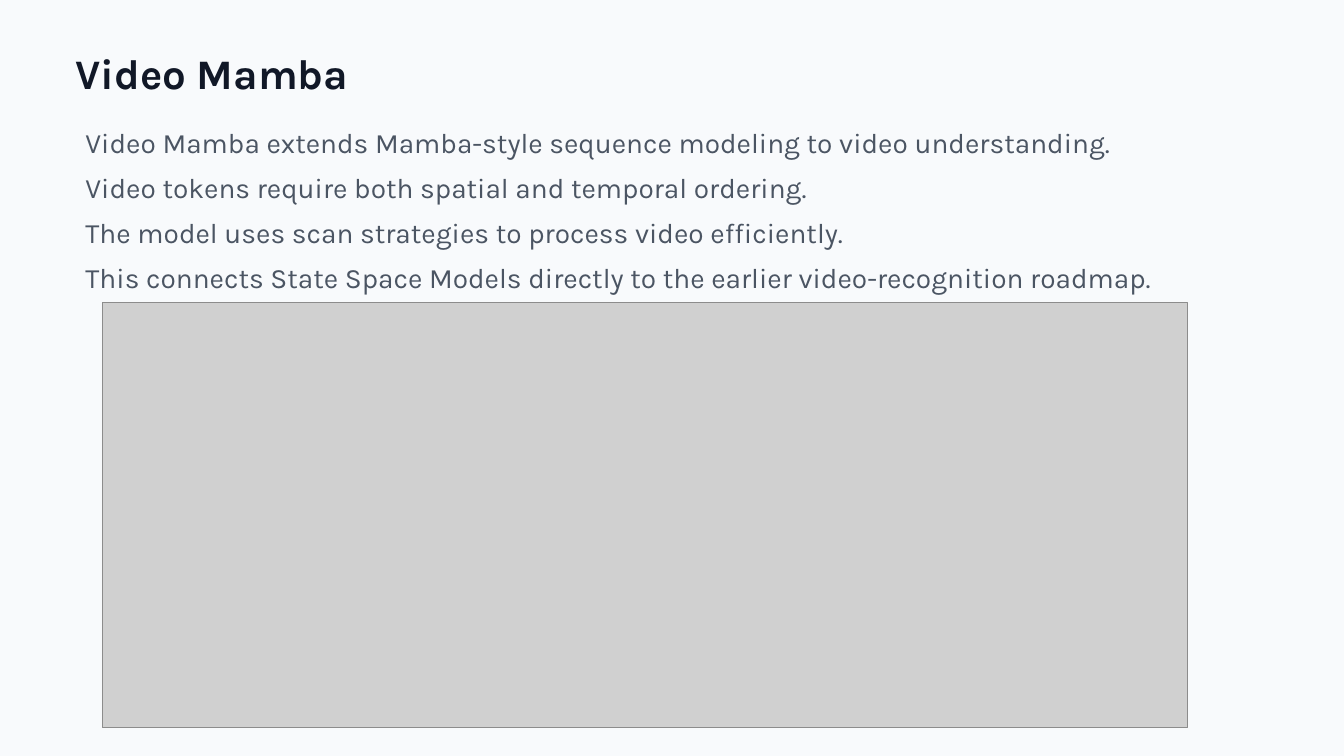
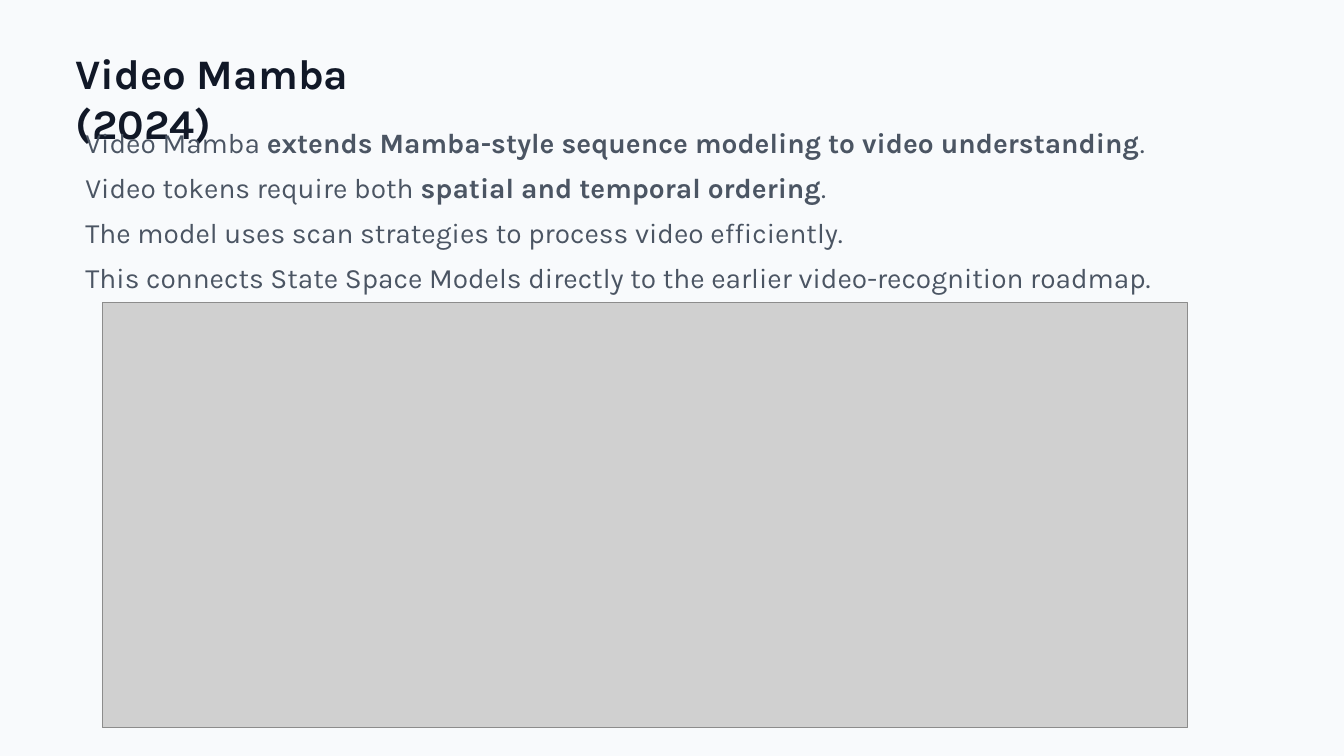
Before and after one commit to zeroxred/research, a slide deck: slide 13 of presentations/05_weekly_summary_s4_to_video_mamba_en.pptx. Drawn at 1344x756 pixels with LibreOffice and Linux fonts; fonts in the diff are those of the drawing; grey boxes stand for pictures. Boxes give left, top, right and bottom in pixels: in the first picture for what was removed or moved away, otherwise in the second. Text is boxed around its words. In the diff, an @@ line names an element or a change of style, - is before the commit and + after.

```diff
--- a/presentations/05_weekly_summary_s4_to_video_mamba_en.pptx
+++ b/presentations/05_weekly_summary_s4_to_video_mamba_en.pptx
@@ text at [75, 59, 348, 150]: text changed @@
-Video Mamba
+Video Mamba (2024)
@@ text at [85, 128, 1145, 205]: bold on in "extends Mamba-style sequence modeling to video understanding ...", "spatial and temporal ordering." @@
```
Also in this commit, not shown: 11 other slides changed.
